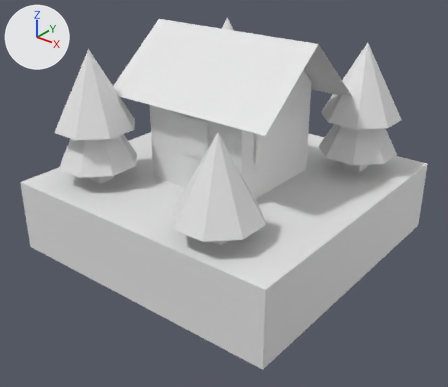
A saved change to the OBJ model Accropoly/Assets/Ressources/Tiles3D/hut/hut.obj.
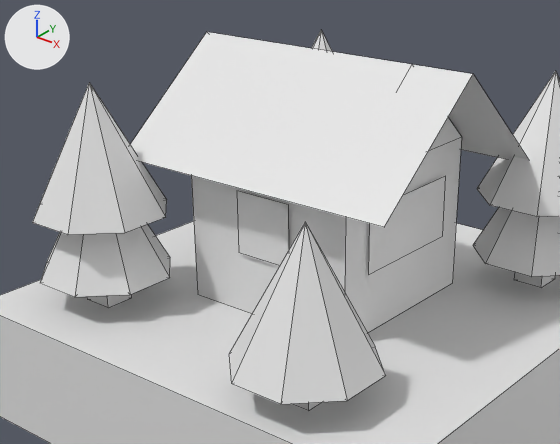
Each version is shown whole from a camera (50 mm lens) standing at (0.302, -0.387, 0.28) and looking at (0.008, -0.019, 0.052), then close up on the part from 8% to 83% of the width and 0% to 69% of the height. Lighting does not change. The marker at upper left points along +X, +Y and +Z. The close-ups show mesh edges as thin lines. Materials are left out; every surface is plain grey. Where no turn or scale is listed for an object, it has been applied to the vertices.

The older version as bpy lines, for what is in view:
```python
ob_grass = bpy.data.objects.new('grass', me_grass)
ob_grass.location = (0.0, 0.0, 0.0)
ob_plane = bpy.data.objects.new('plane', me_plane)
ob_plane.location = (0.0, 0.0, 0.0)
ob_plane_002 = bpy.data.objects.new('plane.002', me_plane_002)
ob_plane_002.location = (0.0, 0.0, 0.0)
ob_plane_003 = bpy.data.objects.new('plane.003', me_plane_003)
ob_plane_003.location = (0.0, 0.0, 0.0)
ob_plane_005 = bpy.data.objects.new('plane.005', me_plane_005)
ob_plane_005.location = (0.0, 0.0, 0.0)
ob_plane_007 = bpy.data.objects.new('plane.007', me_plane_007)
ob_plane_007.location = (0.0, 0.0, 0.0)
# me_plane
# before: 0 (0.0469, 0.0, 0.1836) at pixel (411, 64), 1 (0.0469, -0.0469, 0.1406), 2 (0.0469, 0.0469, 0.1406) at pixel (461, 136)
# also in view: 'cone.001' at (-0.078, -0.078, 0.109); 'cuboid' at (0.0, 0.0, 0.102); 'cone.006' at (0.078, 0.078, 0.109); 'plane.006' at (0.048, 0.0, 0.109); 'cone' at (-0.078, -0.078, 0.141)
```
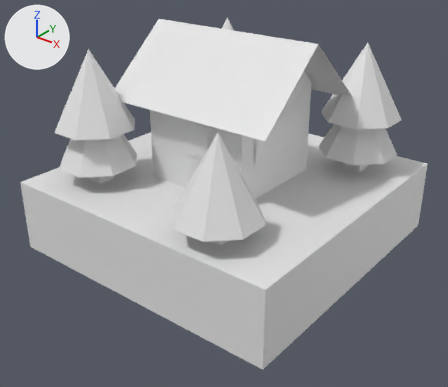
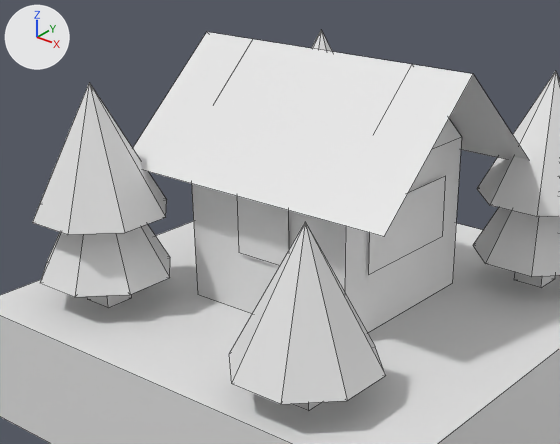
What differs and where, as boxes (x1, y1, x2, y2) in the close-ups (560 x 444 px):
'plane.007', reshaped (not visible before)
    after: (133, 32, 473, 236)
'plane.003', reshaped (not visible afterwards)
    before: (130, 32, 473, 227)
'plane.002', reshaped
    before: (448, 75, 528, 159)
    after: (237, 196, 289, 266)
'plane', reshaped
    before: (429, 118, 461, 150)
    after: (449, 75, 528, 159)
'plane.005', reshaped
    before: (237, 191, 289, 266)
    after: (432, 119, 461, 149)
part 4 of me_plane_005, added
    after: (432, 119, 461, 149)
'plane.006', unchanged, covered by the edit
    before: (368, 176, 445, 275)
'plane.004', unchanged, uncovered by the edit
    after: (368, 176, 445, 275)

The edits, one by one:
me_plane has 3 vertices, 1 face and spans x 0.0469, y -0.0469..0.0469, z 0.1406..0.1836.
me_plane is used by ob_plane; location (0.0, 0.0, 0.0).
Verts and faces of me_plane; kept vertices keep their numbers, new ones are numbered from 3.
Part 1, on me_plane:
Vertices deleted: 0, 1, 2 (with the faces that use them).
New vertex 3 is at (0.0781, 0.0, 0.1836), pixel (473, 73).
New vertex 4 is at (0.0781, 0.0625, 0.1289).
New vertex 5 is at (-0.0781, 0.0, 0.1836), pixel (206, 31).
New vertex 6 is at (-0.0781, 0.0625, 0.1289).
New faces: (3, 4, 6, 5).
me_plane_002 has 4 vertices, 1 face and spans x -0.078..0.078, y 0.0..0.063, z 0.129..0.184.
me_plane_002 is used by ob_plane_002; location (0.0, 0.0, 0.0).
Part 2, on me_plane_002:
Vertex 0 of me_plane_002 moves from (0.078, 0.0, 0.184) at pixel (473, 73) to (0.016, -0.048, 0.125).
Vertex 1 of me_plane_002 moves from (0.078, 0.063, 0.129) to (-0.016, -0.048, 0.125).
Vertex 2 of me_plane_002 moves from (-0.078, 0.0, 0.184) at pixel (206, 31) to (0.016, -0.048, 0.094).
Vertex 3 of me_plane_002 moves from (-0.078, 0.063, 0.129) to (-0.016, -0.048, 0.094) at pixel (238, 252).
me_plane_003 has 4 vertices, 1 face and spans x -0.078..0.078, y -0.062..0.0, z 0.133..0.184.
me_plane_003 is used by ob_plane_003; location (0.0, 0.0, 0.0).
Part 3, on me_plane_003:
Vertex 0 of me_plane_003 moves from (0.078, -0.062, 0.133) at pixel (384, 227) to (0.016, 0.048, 0.125).
Vertex 1 of me_plane_003 moves from (0.078, 0.0, 0.184) at pixel (473, 73) to (-0.016, 0.048, 0.125).
Vertex 2 of me_plane_003 moves from (-0.078, -0.062, 0.133) to (0.016, 0.048, 0.094).
Vertex 3 of me_plane_003 moves from (-0.078, 0.0, 0.184) at pixel (206, 31) to (-0.016, 0.048, 0.094).
me_plane_005 has 4 vertices, 1 face and spans x -0.0156..0.0156, y -0.0484, z 0.0938..0.125.
me_plane_005 is used by ob_plane_005; location (0.0, 0.0, 0.0).
Verts and faces of me_plane_005; kept vertices keep their numbers, new ones are numbered from 4.
Part 4, on me_plane_005:
New vertex 4 is at (0.0469, 0.0, 0.1836), pixel (411, 64).
New vertex 5 is at (0.0469, -0.0469, 0.1406).
New vertex 6 is at (0.0469, 0.0469, 0.1406), pixel (461, 136).
New faces: (4, 6, 5).
me_plane_007 has 4 vertices, 1 face and spans x -0.0484, y -0.0156..0.0156, z 0.0625..0.125.
me_plane_007 is used by ob_plane_007; location (0.0, 0.0, 0.0).
Part 5, on me_plane_007:
Vertex 0 of me_plane_007 moves from (-0.0484, -0.0156, 0.125) to (0.0781, -0.0625, 0.1289) at pixel (384, 236).
Vertex 1 of me_plane_007 moves from (-0.0484, 0.0156, 0.125) to (0.0781, 0.0, 0.1836) at pixel (473, 73).
Vertex 2 of me_plane_007 moves from (-0.0484, -0.0156, 0.0625) to (-0.0781, -0.0625, 0.1289).
Vertex 3 of me_plane_007 moves from (-0.0484, 0.0156, 0.0625) to (-0.0781, 0.0, 0.1836) at pixel (206, 31).
